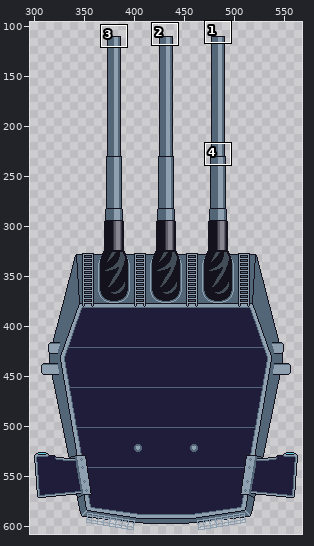
Pixel-art file -- Assets/ships/usa/Montana/406mmMk7.aseprite. The first picture is a wide view before the edit; the outline marks the close-up.
Close-up. Before the commit:
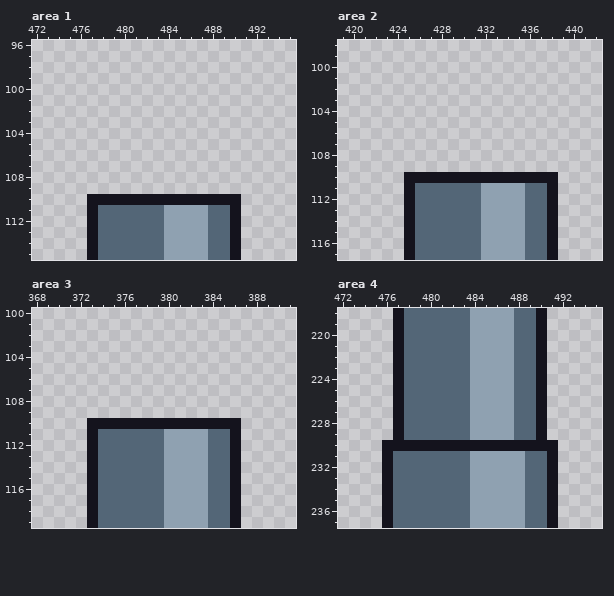
864x864 pixels, 1 frame. Shown: area 1: x 472..495, y 96..115; area 2: x 419..442, y 98..117; area 3: x 368..391, y 100..119; area 4: x 472..495, y 218..237. The wide view leaves out empty margins. The commit also changed other parts of the picture, which this record leaves out.
New version:
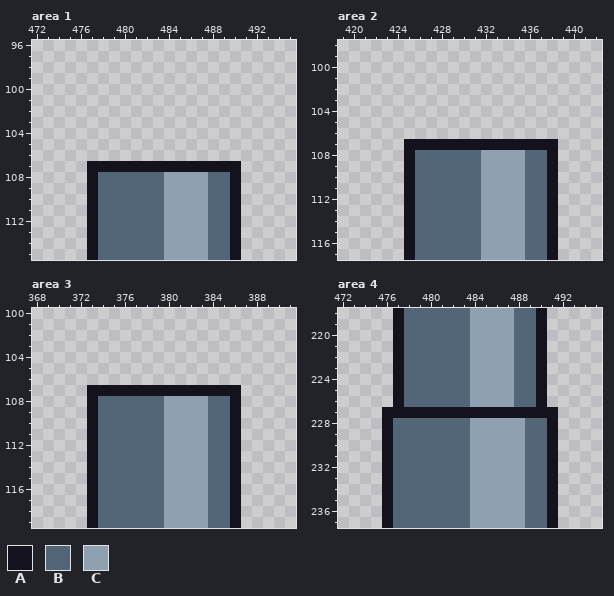
Palette (. is transparent): A #14131d  B #536677  C #8fa1b1
Difference:
Area 1, layer "mk7turrent":
There is now colour A in row 107 at x 477 to 490; in rows 108 to 109 at x 477 and 490.
There is now colour B in rows 108 to 109 at x 478 to 483 and 488 to 489.
The edit turns colour A into colour B in row 110 at x 478 to 483 and 488 to 489.
There is now colour C in rows 108 to 109 at x 484 to 487.
The edit turns colour A into colour C in row 110 at x 484 to 487.
Area 2, layer "mk7turrent":
There is now colour A in row 107 at x 425 to 438; in rows 108 to 109 at x 425 and 438.
There is now colour B in rows 108 to 109 at x 426 to 431 and 436 to 437.
The edit turns colour A into colour B in row 110 at x 426 to 431 and 436 to 437.
There is now colour C in rows 108 to 109 at x 432 to 435.
The edit turns colour A into colour C in row 110 at x 432 to 435.
Area 3, layer "mk7turrent":
There is now colour A in row 107 at x 373 to 386; in rows 108 to 109 at x 373 and 386.
There is now colour B in rows 108 to 109 at x 374 to 379 and 384 to 385.
The edit turns colour A into colour B in row 110 at x 374 to 379 and 384 to 385.
There is now colour C in rows 108 to 109 at x 380 to 383.
The edit turns colour A into colour C in row 110 at x 380 to 383.
Area 4, layer "mk7turrent":
There is now colour A in rows 227 to 229 at x 476 and 491.
The edit turns colour B into colour A in row 227 at x 478 to 483 and 488 to 489.
The edit turns colour C into colour A in row 227 at x 484 to 487.
The edit turns colour A into colour B in rows 228 to 229 at x 477 and 490; in row 230 at x 477 to 483 and 489 to 490.
The edit turns colour A into colour C in row 230 at x 484 to 488.
The edit turns colour B into colour C in rows 228 to 229 at x 488.
Where, in picture pixels (left, top, right, bottom), the same in both close-ups:
changed: (87, 161, 241, 205)
changed: (404, 139, 558, 183)
changed: (87, 385, 241, 429)
changed: (382, 407, 558, 451)
